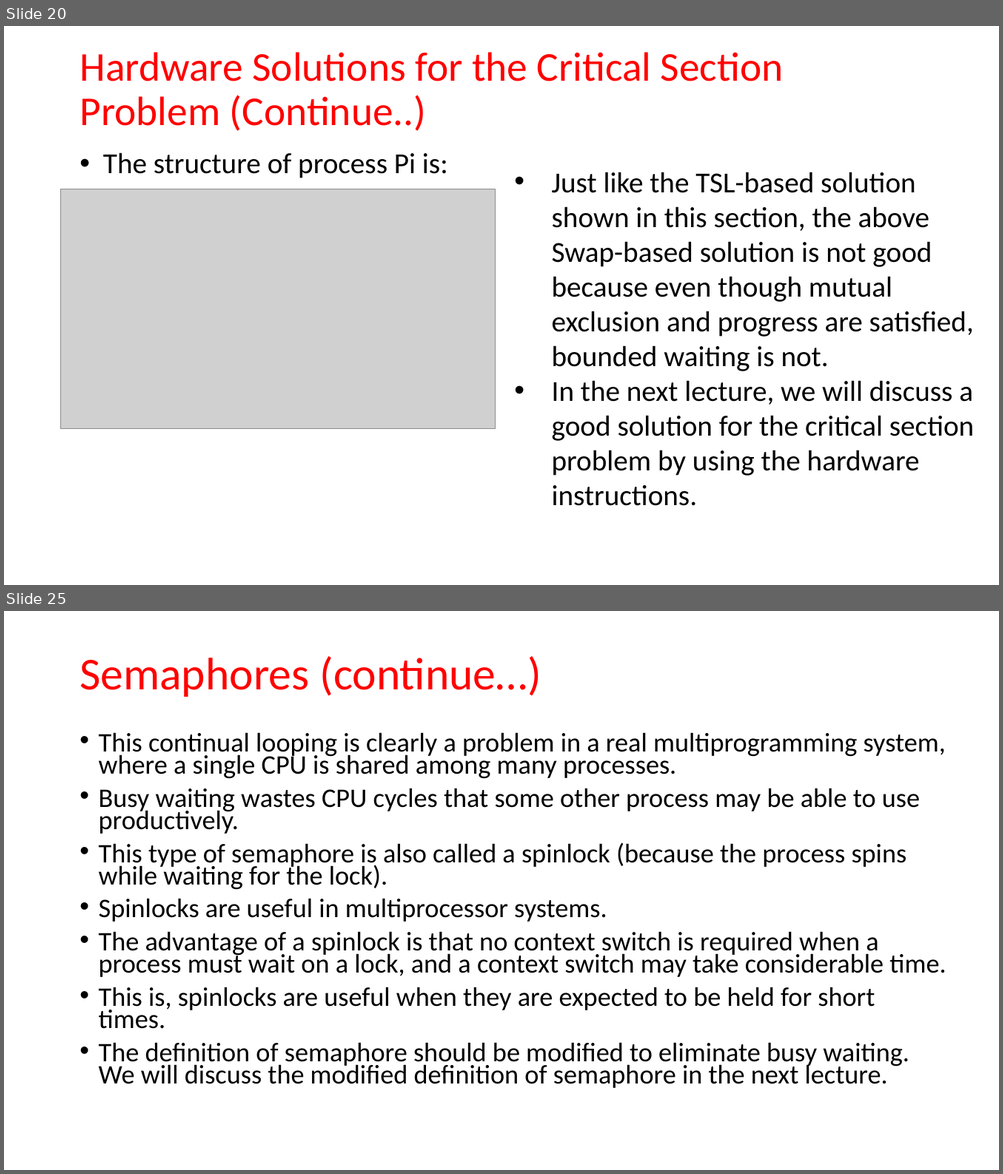
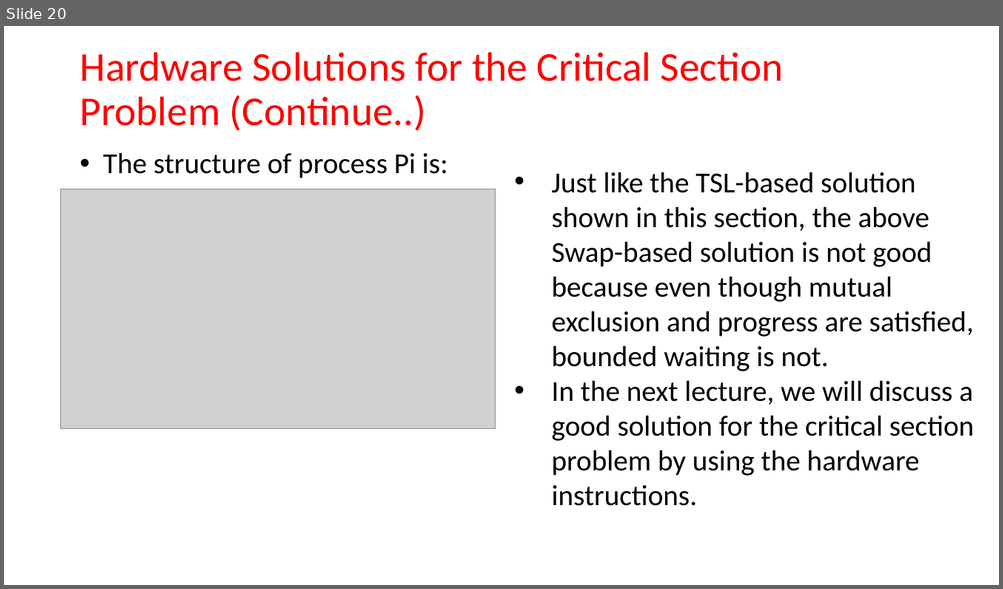
Before and after one commit to bamboat3/os, a slide deck: Lecture-12.pptx. Shown one above the other, each under a label of ours: slides 20 and 25 before the commit, slide 20 after it; the slides between them are not shown. The pictures are 1003x1174 and 1003x589 pixels, drawn with LibreOffice and Linux fonts; fonts in the diff are those of the drawing; grey boxes stand for pictures. Boxes give left, top, right and bottom in pixels: in the first picture for what was removed or moved away, otherwise in the second. Text is boxed around its words. In the diff, an @@ line names an element or a change of style, - is before the commit and + after.

```diff
--- a/Lecture-12.pptx
+++ b/Lecture-12.pptx
@@ slide 25 removed at (4,611,999,1170), background #FFFFFF @@
@@ title removed at (79,656,540,697) @@
-Semaphores (continue…)
@@ text removed at (99,732,945,1088) @@
-• This continual looping is clearly a problem in a real multiprogramming system, where a single CPU is shared among many processes.
-• Busy waiting wastes CPU cycles that some other process may be able to use productively.
-• This type of semaphore is also called a spinlock (because the process spins while waiting for the lock).
-• Spinlocks are useful in multiprocessor systems.
-• The advantage of a spinlock is that no context switch is required when a process must wait on a lock, and a context switch may take considerable time.
-• This is, spinlocks are useful when they are expected to be held for short times.
-• The definition of semaphore should be modified to eliminate busy waiting. We will discuss the modified definition of semaphore in the next lecture.
```
Also in this commit, not shown: 4 other slides removed, 1 other file.
